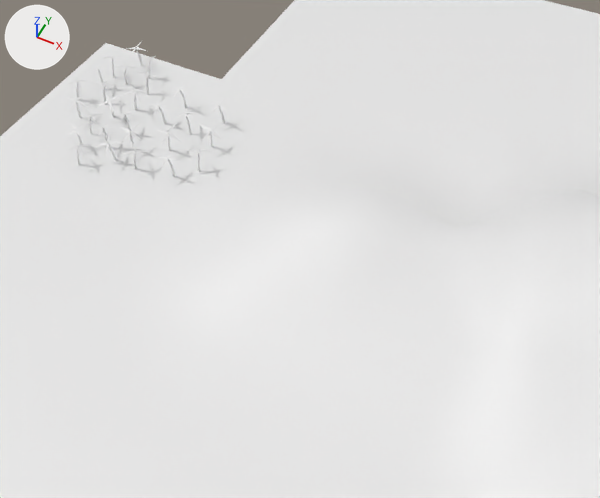
Two versions of the glTF model scenery/models/giaros.glb, one commit apart.
Camera for both pictures: a camera (50 mm lens) standing at (-0.7264, -0.2465, 0.1126) and looking at (-0.7706, -0.1579, 0.0019). Arrows for +X, +Y and +Z are at upper left; the lights stay in place. Vertices at the same position are counted once.

The first picture shows 'Grid', 'Tree'.
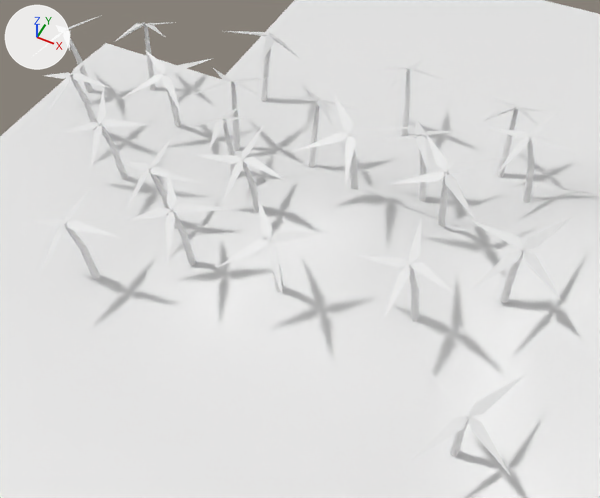
Changed parts and their boxes [x1, y1, x2, y2] in the pictures (600 x 498 px; the box of a moved part takes in the faces that stretch with it):
'Tree', reshaped (231% wider, 237% taller): before [65, 41, 230, 177]; after [30, 15, 579, 476]
part 1 of me_cube, moved or reshaped: before [80, 107, 100, 134]; after [44, 50, 111, 131]
part 2 of me_cube, moved or reshaped: before [158, 150, 181, 177]; after [413, 368, 525, 476]
part 3 of me_cube, deleted: before [65, 41, 230, 172]
part 4 of me_cube, added: after [30, 15, 579, 322]

Patch to the scene script:
```diff
--- a/scenery/models/giaros.glb.py
+++ b/scenery/models/giaros.glb.py
@@ me_cube @@
 # used by ob_tree; location = (-0.8301, -0.1422, 0.0)
-me_cube.from_pydata(...)  # 972 vertices, 1080 faces; spans x -0.0053..0.0341, y -0.0161..0.0219, z 0.0..0.0052
+me_cube.from_pydata(...)  # 828 vertices, 920 faces; spans x -0.0129..0.1059, y -0.0502..0.0346, z 0.0..0.0268
+# me_cube part 1: the loose piece of 36 vertices spanning x 0.0034..0.0092, y -0.0073..-0.0019, z 0.0..0.0052 is turned -160.1 degrees about the z axis through its middle and scaled by 3, then moved by (-0.0008, -0.0006, 0.0052)
+# me_cube part 2: the loose piece of 36 vertices spanning x 0.0245..0.0309, y -0.0115..-0.0056, z 0.0..0.0052 is turned 64.9 degrees about the z axis through its middle and scaled by 3, then moved by (0.0706, -0.0335, 0.0052)
+# me_cube part 3: 25 loose pieces with 900 vertices, spanning x -0.0053..0.0341, y -0.0161..0.0219, z 0.0..0.0052, are deleted
+# me_cube part 4: 756 vertices added at x -0.0129..0.1045, y -0.0467..0.0346, z 0.0..0.0268
```
